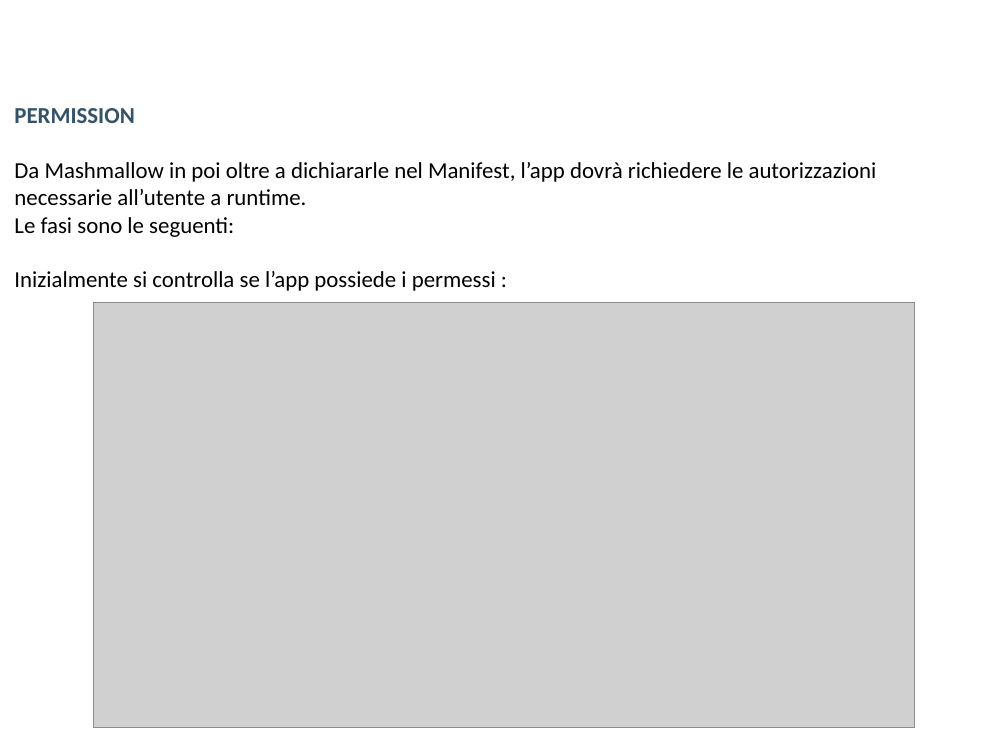
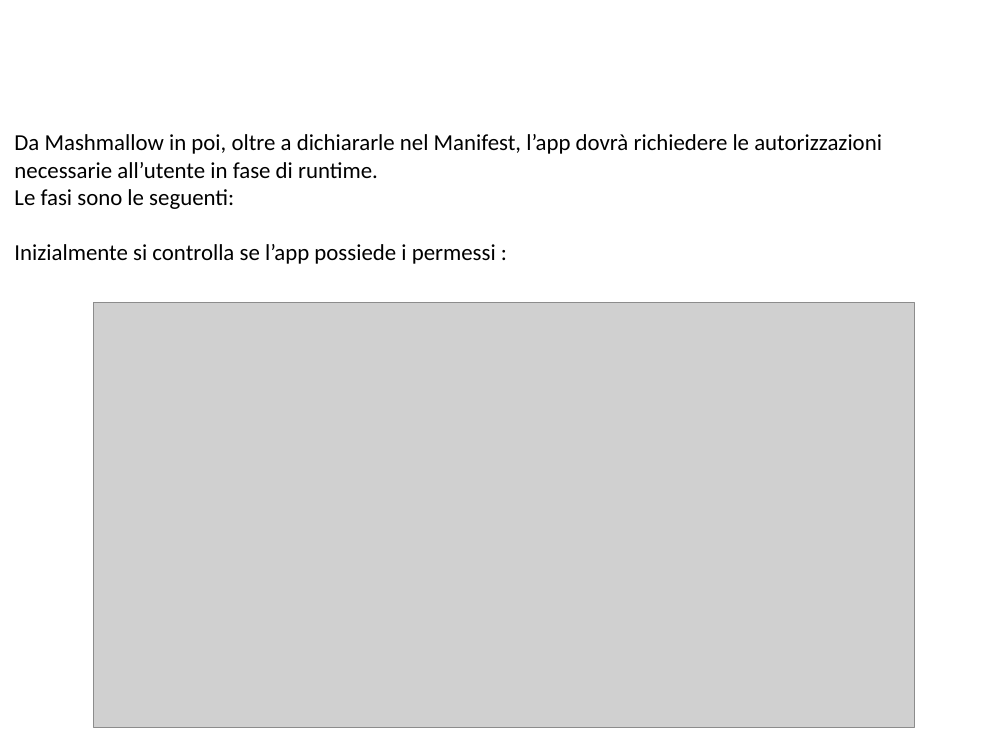
Before and after one commit to 0088024/Wallpaper_v4, a slide deck: slide 8 of ESONERO_WALLPAPERS_FPR-IOL2018.odp. Drawn at 1008x756 pixels with LibreOffice and Linux fonts; fonts in the diff are those of the drawing; grey boxes stand for pictures; background and template pictures are left out. Boxes give left, top, right and bottom in pixels: in the first picture for what was removed or moved away, otherwise in the second. Text is boxed around its words. In the diff, an @@ line names an element or a change of style, - is before the commit and + after.

```diff
--- a/ESONERO_WALLPAPERS_FPR-IOL2018.odp
+++ b/ESONERO_WALLPAPERS_FPR-IOL2018.odp
@@ subtitle at (14,134,882,178): text changed @@
-PERMISSION
-Da Mashmallow in poi oltre a dichiararle nel Manifest, l’app dovrà richiedere le autorizzazioni necessarie all’utente a runtime.
+Da Mashmallow in poi, oltre a dichiararle nel Manifest, l’app dovrà richiedere le autorizzazioni necessarie all’utente in fase di runtime.
```
Also in this commit, not shown: 4 other slides changed, 4 slides added, 5 slides removed.
